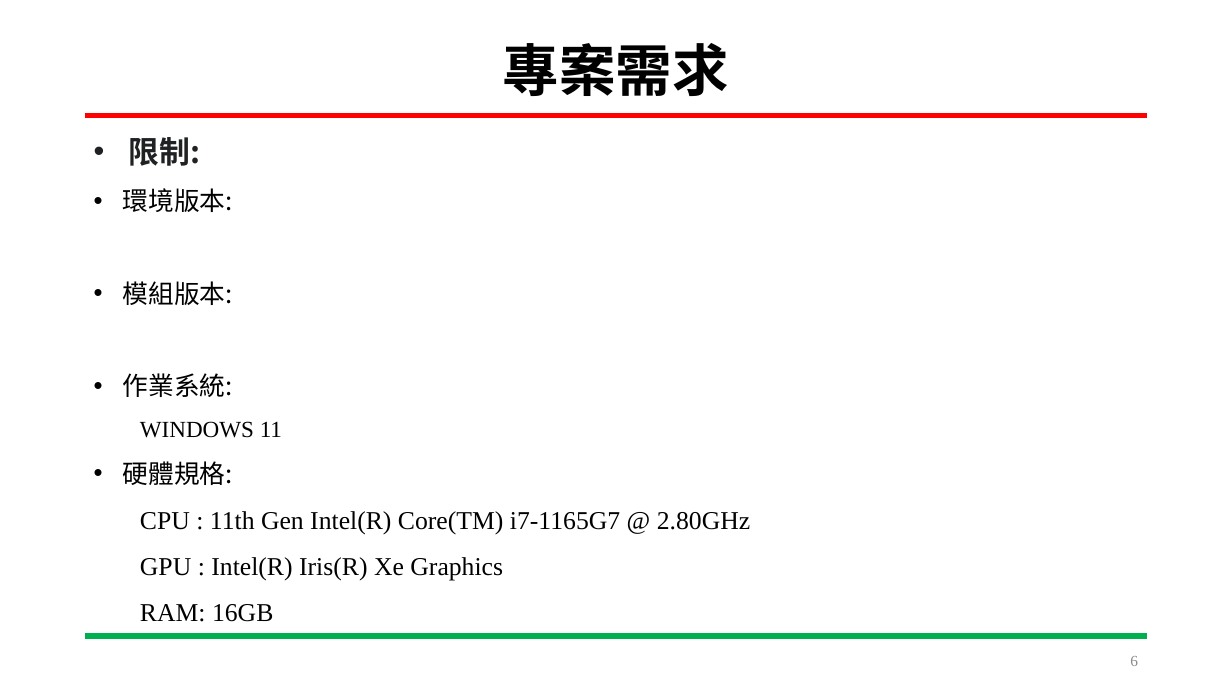
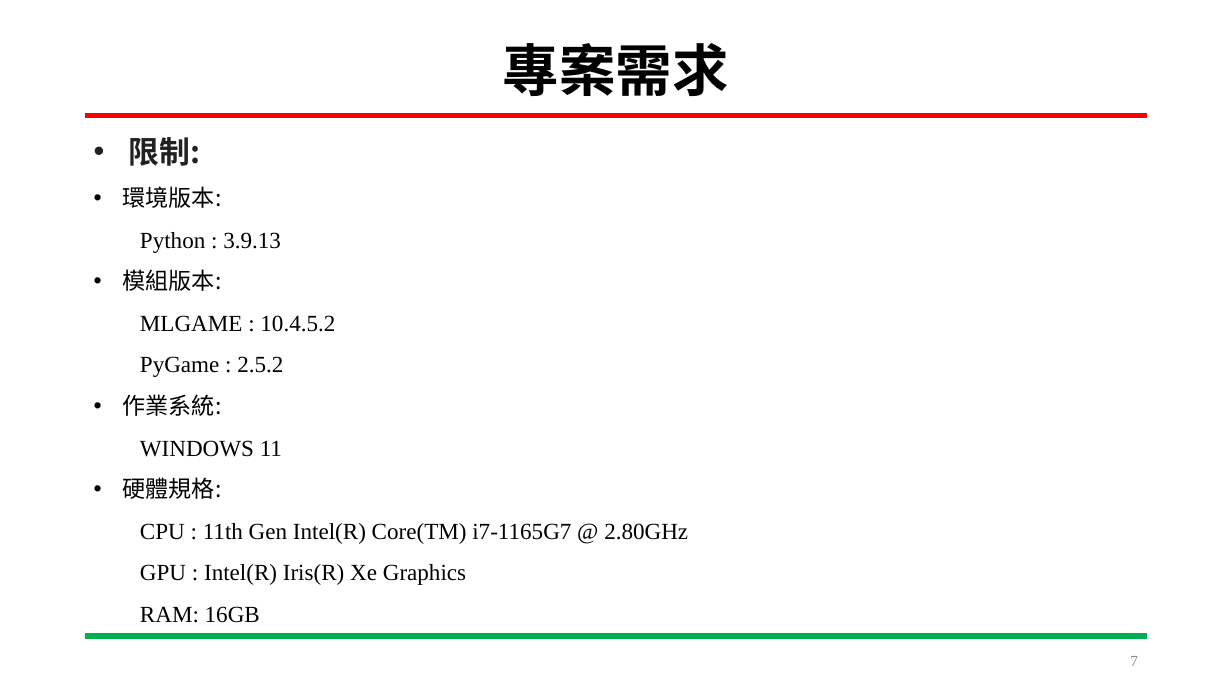
Before and after one commit to HOURFA/ML, a slide deck: slide 7 of final_project/DevelopmentLog/ML_finalproject.pptx (slide 6 before the commit). Drawn at 1232x693 pixels with LibreOffice and Linux fonts; fonts in the diff are those of the drawing. Boxes give left, top, right and bottom in pixels: in the first picture for what was removed or moved away, otherwise in the second. Text is boxed around its words. In the diff, an @@ line names an element or a change of style, - is before the commit and + after.

```diff
--- a/final_project/DevelopmentLog/ML_finalproject.pptx
+++ b/final_project/DevelopmentLog/ML_finalproject.pptx
@@ text at (123, 186, 688, 623): size 20 to 18 pt in "環境版本:", "模組版本:", "作業系統:", "硬體規格:" and 3 more places @@
@@ text at (140, 232, 281, 253): paragraph added @@
+  Python : 3.9.13
@@ text at (140, 315, 335, 377): paragraphs added @@
+  MLGAME : 10.4.5.2
+  PyGame : 2.5.2
@@ page number at (1130, 656, 1138, 666): text changed @@
-6
+7
```
Also in this commit, not shown: 7 other slides changed, 4 slides added.
